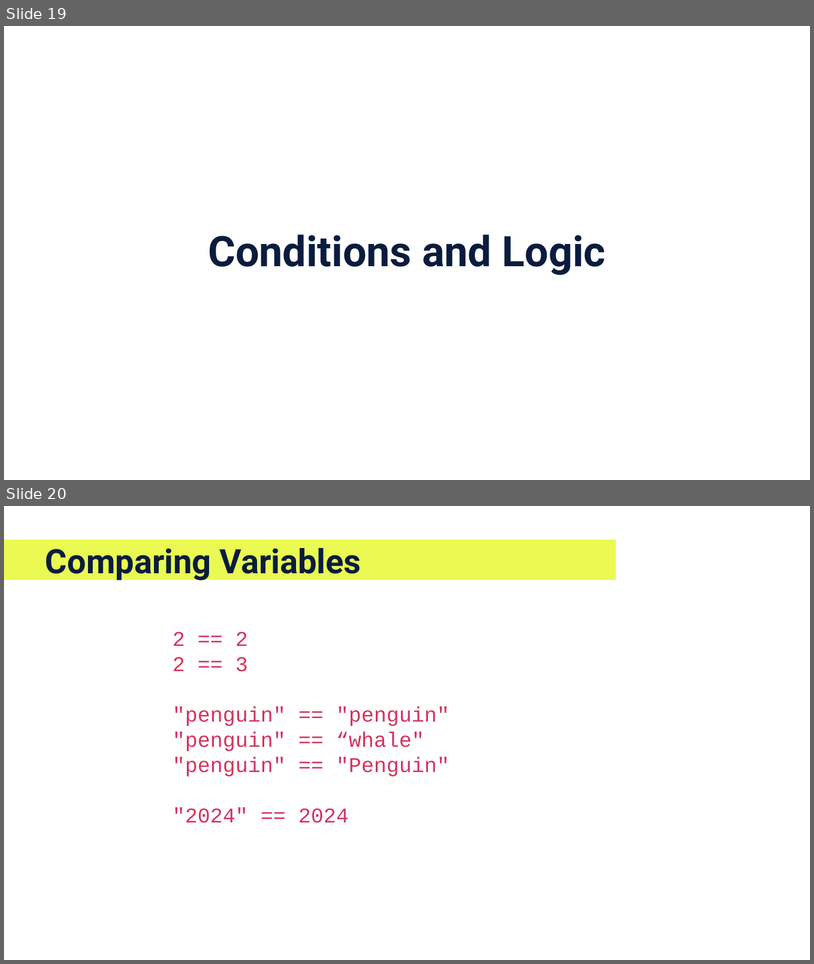
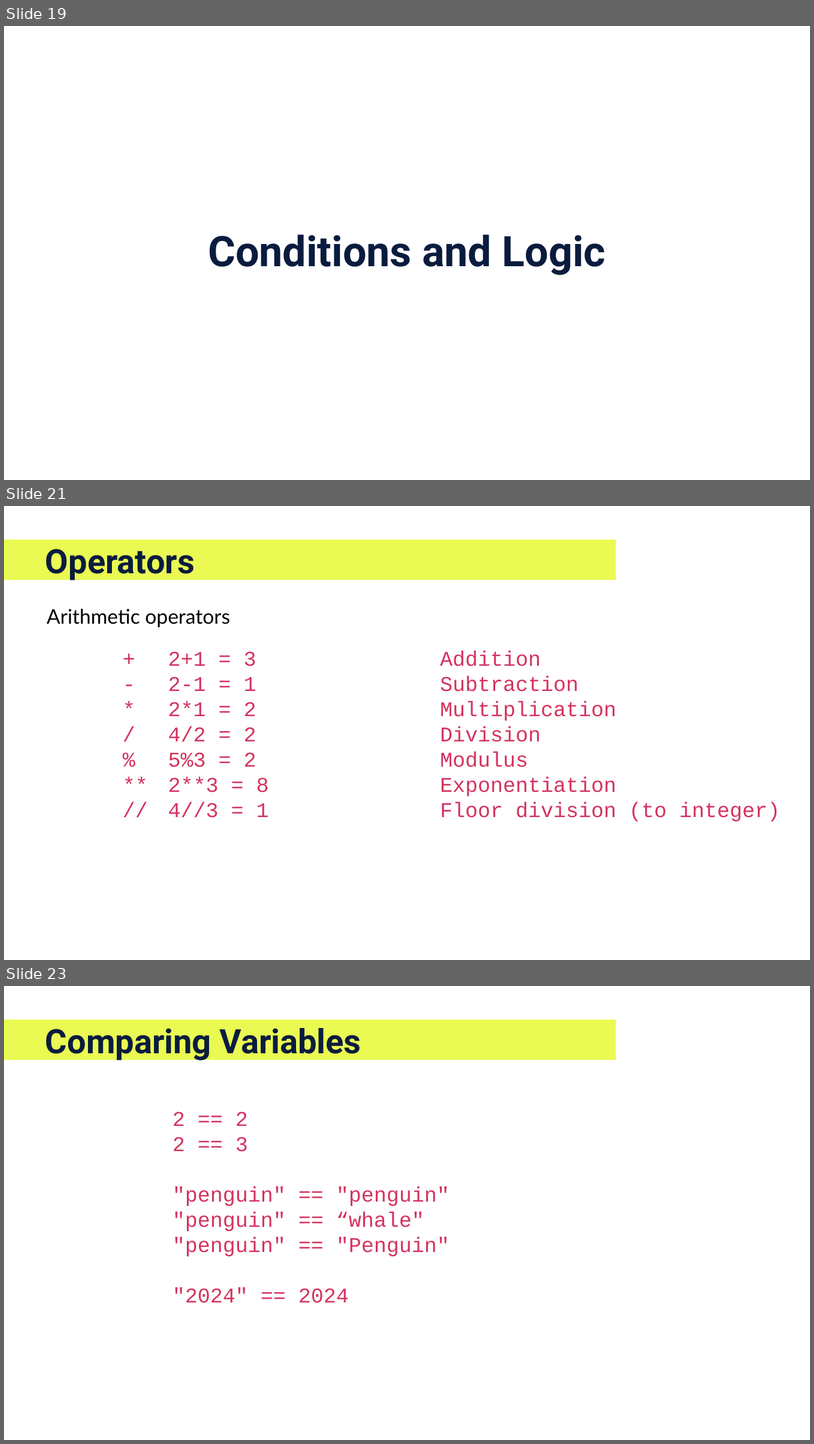
Before and after one commit to EFI-training/IntroToPython, a slide deck: PreviousIterationMaterials/IntroToPython-Sep26.pptx. Shown one above the other, each under a label of ours: slides 19 and 20 before the commit, slides 19, 21 and 23 after it; the slides between them are not shown. The pictures are 814x964 and 814x1444 pixels, drawn with LibreOffice and Linux fonts; fonts in the diff are those of the drawing; background and template pictures are left out. Boxes give left, top, right and bottom in pixels: in the first picture for what was removed or moved away, otherwise in the second. Text is boxed around its words. In the diff, an @@ line names an element or a change of style, - is before the commit and + after.

```diff
--- a/PreviousIterationMaterials/IntroToPython-Sep26.pptx
+++ b/PreviousIterationMaterials/IntroToPython-Sep26.pptx
@@ slide 21 added at (4,506,810,960), background #FFFFFF; not listed: 1 template element that a slide beside it also shows @@
@@ title added at (45,549,195,582), 80 pt, text #0A1C3E, bold @@
+Operators
@@ text added at (47,609,230,627), 48 pt, text #000000 @@
+Arithmetic operators
@@ text added at (168,651,269,817), 50 pt, text #D4335F @@
++ 2+1 = 3
+- 2-1 = 1
+* 2*1 = 2
+/ 4/2 = 2
+% 5%3 = 2
+** 2**3 = 8
+// 4//3 = 1
@@ text added at (440,651,780,822), 50 pt, text #D4335F @@
+Addition
+Subtraction
+Multiplication
+Division
+Modulus
+Exponentiation
+Floor division (to integer)
@@ what was slide 20 is now slide 23 @@
```
Also in this commit, not shown: 4 other slides added, 2 other files.
